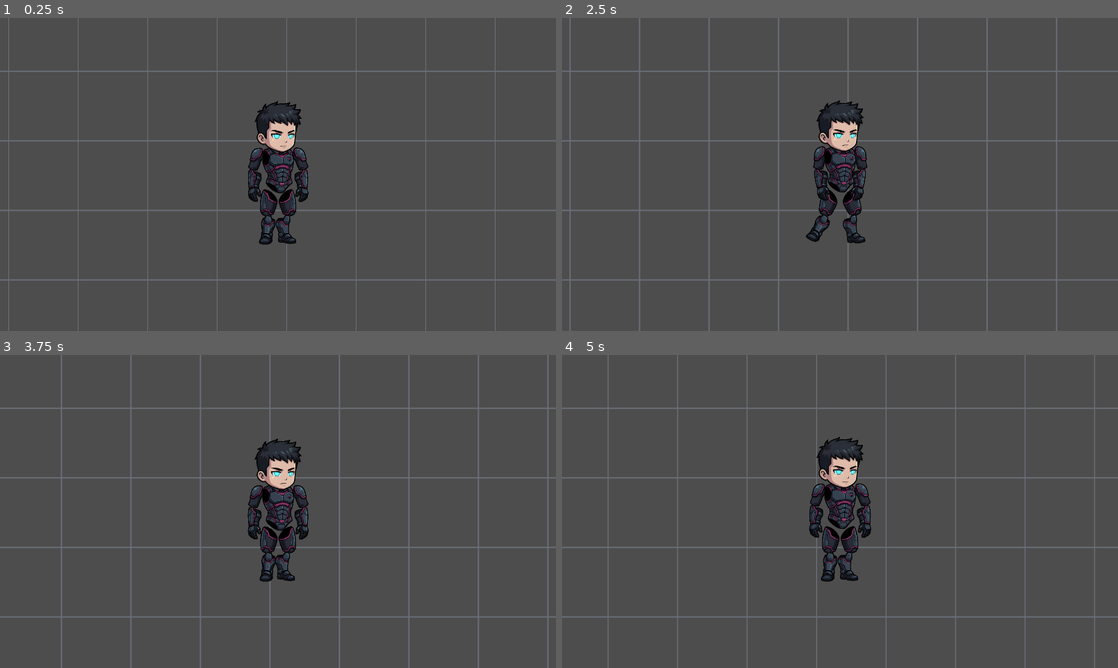
Above: before the commit, frames 1-4 (two rows, left to right).
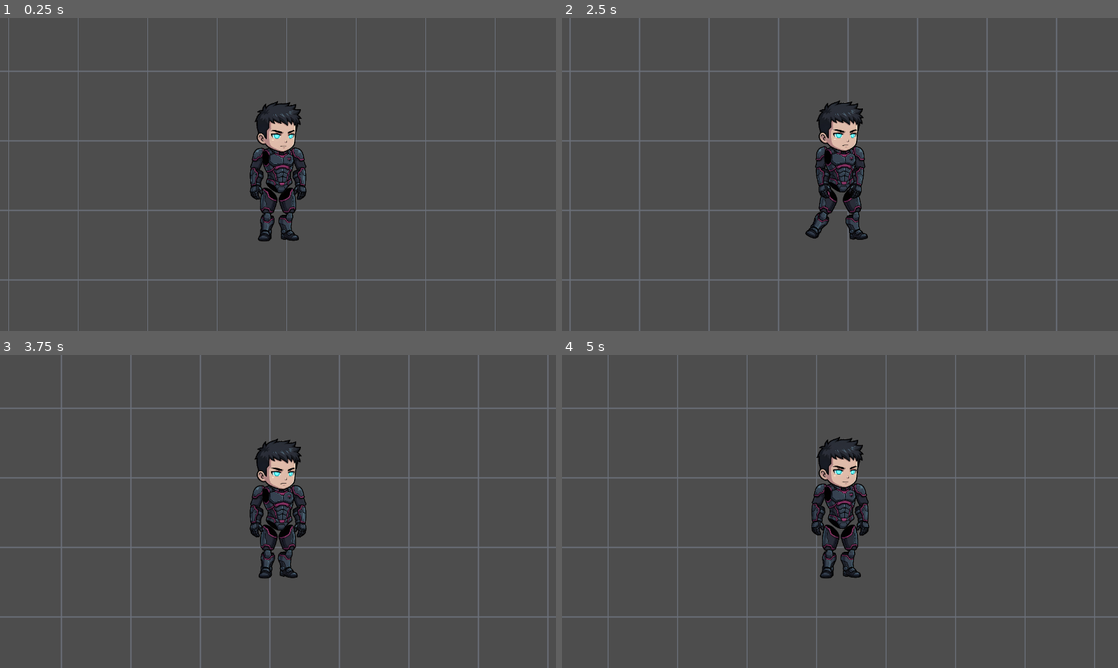
Above: after the commit, the same moments.

Repository: Poolchaos/vesper-reach-godot
Game: Godot game, scene res://scenes/test_scene.tscn
Same seed, same stepped clock (60 frames per second), same inputs: the game is played once before the commit and once after it.
Inputs (mouse positions are in pixels of both pictures, inside the frame that each line leads up to):
- Up to frame 1 (0.25 s): no input
- Up to frame 2 (2.5 s): tap Enter at 0.5 s; move the mouse to (962, 158) at 0.52 s; hold D (move_right) 0.53-1.25 s; hold Shift 0.53-1.25 s; click (962, 158) at 0.67 s; drag from (728, 190) to (812, 237) at 1.27 s; move the mouse to (895, 105) at 2.02 s; hold D (move_right) from 2.03 s (still down); tap Ctrl at 2.1 s
- Up to frame 3 (3.75 s): release D (move_right) at 2.75 s; drag from (250, 574) to (111, 464) at 2.77 s; move the mouse to (444, 558) at 3.52 s; hold A (move_left) from 3.53 s (still down); tap Alt at 3.6 s
- Up to frame 4 (5 s): release A (move_left) at 4.25 s; drag from (673, 464) to (756, 433) at 4.27 s

The runs differ from the first frame. In frame 1, 1.1% of the frame differs, in the area x 44-56%, y 41-73%; in frame 2, 1.0%; in frame 3, 1.1%; in frame 4, 1.1%, in the area x 44-56%, y 40-73%.

Commit message:
tune(m2): alignment nudges - shoulders in, hands/thighs up, feet wider+up
Per playtest: brought the shoulders toward the torso, raised the forearms and
thighs, and set the feet slightly wider and higher.

Diff:
--- a/game/scenes/character_rig.tscn
+++ b/game/scenes/character_rig.tscn
@@ -49,7 +49,7 @@
 "times": PackedFloat32Array(0, 1.2, 2.4),
 "transitions": PackedFloat32Array(1, 1, 1),
 "update": 0,
-"values": [Vector2(-145, -641), Vector2(-145, -661), Vector2(-145, -641)]
+"values": [Vector2(-132, -641), Vector2(-132, -661), Vector2(-132, -641)]
 }
 tracks/3/type = "value"
 tracks/3/imported = false
@@ -61,7 +61,7 @@
 "times": PackedFloat32Array(0, 1.2, 2.4),
 "transitions": PackedFloat32Array(1, 1, 1),
 "update": 0,
-"values": [Vector2(146, -641), Vector2(146, -661), Vector2(146, -641)]
+"values": [Vector2(133, -641), Vector2(133, -661), Vector2(133, -641)]
 }
 tracks/4/type = "value"
 tracks/4/imported = false
@@ -197,7 +197,7 @@
 "times": PackedFloat32Array(0, 0.15, 0.3, 0.45, 0.6),
 "transitions": PackedFloat32Array(1, 1, 1, 1, 1),
 "update": 0,
-"values": [Vector2(-145, -641), Vector2(-145, -651), Vector2(-145, -641), Vector2(-145, -651), Vector2(-145, -641)]
+"values": [Vector2(-132, -641), Vector2(-132, -651), Vector2(-132, -641), Vector2(-132, -651), Vector2(-132, -641)]
 }
 tracks/3/type = "value"
 tracks/3/imported = false
@@ -209,7 +209,7 @@
 "times": PackedFloat32Array(0, 0.15, 0.3, 0.45, 0.6),
 "transitions": PackedFloat32Array(1, 1, 1, 1, 1),
 "update": 0,
-"values": [Vector2(146, -641), Vector2(146, -651), Vector2(146, -641), Vector2(146, -651), Vector2(146, -641)]
+"values": [Vector2(133, -641), Vector2(133, -651), Vector2(133, -641), Vector2(133, -651), Vector2(133, -641)]
 }
 tracks/4/type = "value"
 tracks/4/imported = false
@@ -290,58 +290,58 @@
 &"walk": SubResource("Animation_ospmc")
 }
 
-[node name="CharacterRig" type="Node2D" unique_id=588277955]
+[node name="CharacterRig" type="Node2D" unique_id=1992873147]
 scale = Vector2(0.14, 0.14)
 script = ExtResource("1_ggvnm")
 
-[node name="ThighLeft" type="Sprite2D" parent="." unique_id=1841871923]
-position = Vector2(-61, -371)
+[node name="ThighLeft" type="Sprite2D" parent="." unique_id=1149092201]
+position = Vector2(-61, -383)
 texture = ExtResource("2_8ahhj")
 offset = Vector2(0, 94)
 
-[node name="ShinLeft" type="Sprite2D" parent="ThighLeft" unique_id=306906734]
-position = Vector2(-10, 170)
+[node name="ShinLeft" type="Sprite2D" parent="ThighLeft" unique_id=1577684084]
+position = Vector2(-16, 162)
 texture = ExtResource("3_m6q61")
 offset = Vector2(0, 100)
 
-[node name="ThighRight" type="Sprite2D" parent="." unique_id=630392557]
-position = Vector2(62, -371)
+[node name="ThighRight" type="Sprite2D" parent="." unique_id=466043084]
+position = Vector2(62, -383)
 texture = ExtResource("4_c1uqr")
 offset = Vector2(0, 93)
 
-[node name="ShinRight" type="Sprite2D" parent="ThighRight" unique_id=1924142057]
-position = Vector2(-10, 168)
+[node name="ShinRight" type="Sprite2D" parent="ThighRight" unique_id=1101768569]
+position = Vector2(8, 160)
 texture = ExtResource("5_1l3yo")
 offset = Vector2(0, 99)
 
-[node name="UpperArmLeft" type="Sprite2D" parent="." unique_id=1909680206]
-position = Vector2(-145, -641)
+[node name="UpperArmLeft" type="Sprite2D" parent="." unique_id=1264969049]
+position = Vector2(-132, -641)
 texture = ExtResource("6_p7ucn")
 offset = Vector2(0, 80)
 
-[node name="ForearmLeft" type="Sprite2D" parent="UpperArmLeft" unique_id=1126697830]
-position = Vector2(-6, 140)
+[node name="ForearmLeft" type="Sprite2D" parent="UpperArmLeft" unique_id=1937817257]
+position = Vector2(-6, 126)
 texture = ExtResource("7_boeah")
 offset = Vector2(0, 113)
 
-[node name="UpperArmRight" type="Sprite2D" parent="." unique_id=342238336]
-position = Vector2(146, -641)
+[node name="UpperArmRight" type="Sprite2D" parent="." unique_id=310262878]
+position = Vector2(133, -641)
 texture = ExtResource("8_fvh67")
 offset = Vector2(0, 80)
 
-[node name="ForearmRight" type="Sprite2D" parent="UpperArmRight" unique_id=796610679]
-position = Vector2(5, 140)
+[node name="ForearmRight" type="Sprite2D" parent="UpperArmRight" unique_id=1607162769]
+position = Vector2(5, 126)
 texture = ExtResource("9_3nxt1")
 offset = Vector2(0, 113)
 
-[node name="Torso" type="Sprite2D" parent="." unique_id=1731652523]
+[node name="Torso" type="Sprite2D" parent="." unique_id=1081951259]
 position = Vector2(0, -502)
 texture = ExtResource("10_iuy35")
 
-[node name="Head" type="Sprite2D" parent="." unique_id=1438292898]
+[node name="Head" type="Sprite2D" parent="." unique_id=1928956507]
 position = Vector2(0, -601)
 texture = ExtResource("11_u8060")
 offset = Vector2(0, -173)
 
-[node name="AnimationPlayer" type="AnimationPlayer" parent="." unique_id=828842843]
+[node name="AnimationPlayer" type="AnimationPlayer" parent="." unique_id=266593129]
 libraries/ = SubResource("AnimationLibrary_0leuh")
--- a/game/scenes/player.tscn
+++ b/game/scenes/player.tscn
@@ -7,17 +7,17 @@
 [sub_resource type="RectangleShape2D" id="RectangleShape2D_tuyoq"]
 size = Vector2(40, 100)
 
-[node name="Player" type="CharacterBody2D" unique_id=489481248]
+[node name="Player" type="CharacterBody2D" unique_id=299521989]
 script = ExtResource("1_qhqgy")
 
-[node name="CollisionShape2D" type="CollisionShape2D" parent="." unique_id=1471835305]
+[node name="CollisionShape2D" type="CollisionShape2D" parent="." unique_id=652978495]
 position = Vector2(0, -50)
 shape = SubResource("RectangleShape2D_tuyoq")
 
-[node name="Visual" type="Node2D" parent="." unique_id=588277955 instance=ExtResource("2_dqkch")]
+[node name="Visual" type="Node2D" parent="." unique_id=1992873147 instance=ExtResource("2_dqkch")]
 scale = Vector2(0.14, 0.14)
 script = ExtResource("3_qlg0r")
 
-[node name="Camera2D" type="Camera2D" parent="." unique_id=1783993209]
+[node name="Camera2D" type="Camera2D" parent="." unique_id=637791951]
 position = Vector2(0, -65)
 zoom = Vector2(2.5, 2.5)
